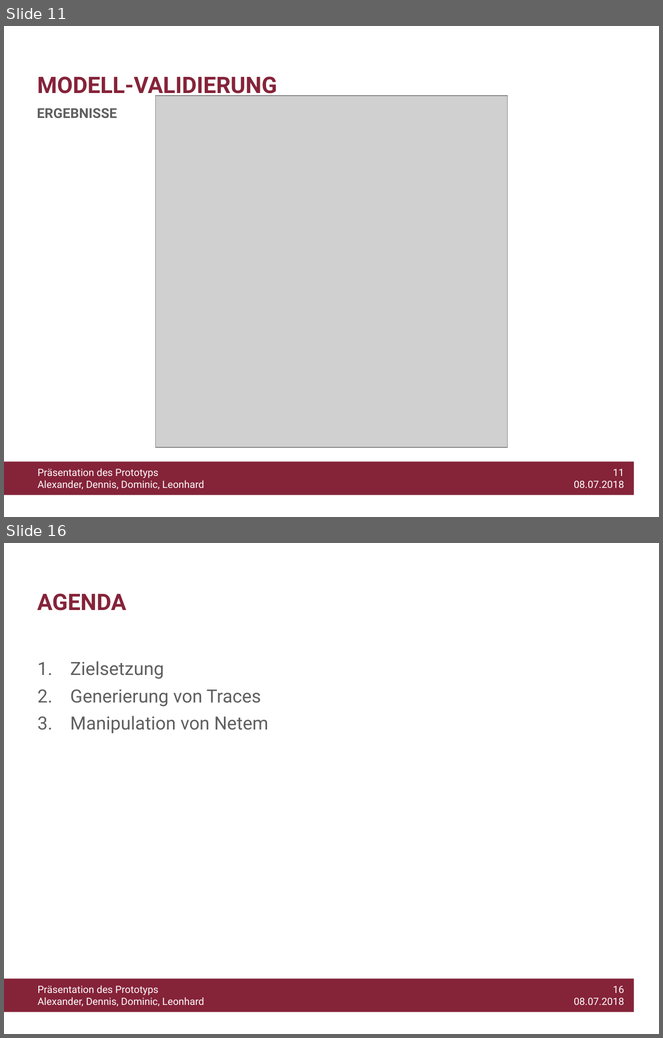
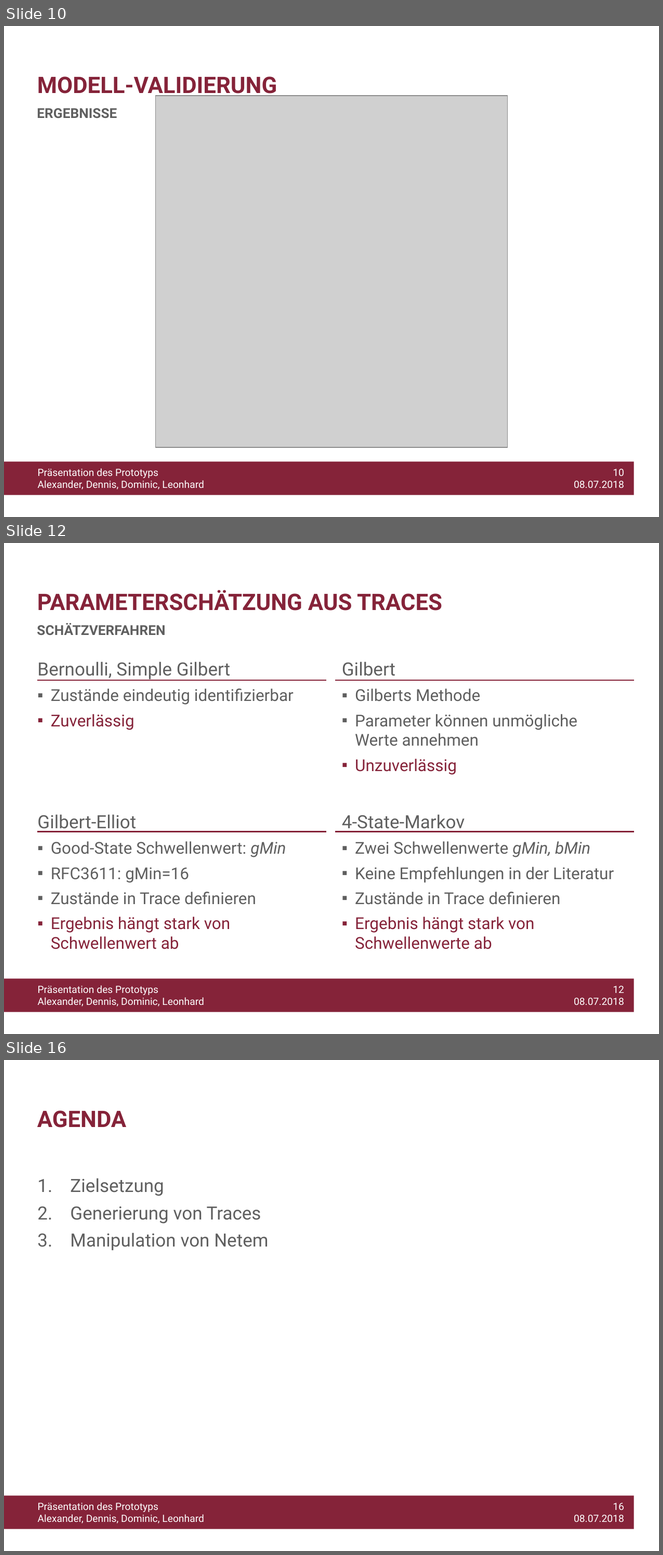
Before and after one commit to WiLEProjekt/Prototyp, a slide deck: Prototyp_Präsentation.pptx. Shown one above the other, each under a label of ours: slides 11 and 16 before the commit, slides 10, 12 and 16 after it; the slides between them are not shown. The pictures are 663x1038 and 663x1555 pixels, drawn with LibreOffice and Linux fonts; fonts in the diff are those of the drawing; grey boxes stand for pictures; background and template pictures are left out. Boxes give left, top, right and bottom in pixels: in the first picture for what was removed or moved away, otherwise in the second. Text is boxed around its words. In the diff, an @@ line names an element or a change of style, - is before the commit and + after.

```diff
--- a/Prototyp_Präsentation.pptx
+++ b/Prototyp_Präsentation.pptx
@@ slide 12 added at box(4, 543, 659, 1034), background #FFFFFF; not listed: 3 template elements that a slide beside it also shows @@
@@ title added at box(37, 590, 442, 611), 25 pt, text #852339, bold @@
+PARAMETERSCHÄTZUNG AUS TRACES
@@ text added at box(37, 623, 165, 635), 15 pt, text #5F5F5F, bold @@
+SCHÄTZVERFAHREN
@@ text added at box(37, 662, 294, 950), 18 pt, text #5F5F5F @@
+Bernoulli, Simple Gilbert
+▪ Zustände eindeutig identifizierbar
+▪ Zuverlässig
+Gilbert-Elliot
+▪ Good-State Schwellenwert: gMin
+▪ RFC3611: gMin=16
+▪ Zustände in Trace definieren
+▪ Ergebnis hängt stark von Schwellenwert ab
@@ text added at box(342, 662, 614, 950), 18 pt, text #5F5F5F @@
+Gilbert
+▪ Gilberts Methode
+▪ Parameter können unmögliche Werte annehmen
+▪ Unzuverlässig
+4-State-Markov
+▪ Zwei Schwellenwerte gMin, bMin
+▪ Keine Empfehlungen in der Literatur
+▪ Zustände in Trace definieren
+▪ Ergebnis hängt stark von Schwellenwerte ab
@@ line added from (37, 681) to (326, 681), #842036 1.5 pt @@
@@ line added from (336, 681) to (634, 681), #842036 1.5 pt @@
@@ line added from (37, 832) to (326, 832), #842036 1.5 pt @@
@@ line added from (336, 832) to (634, 832), #842036 1.5 pt @@
@@ what was slide 11 is now slide 10 @@
@@ text at box(574, 469, 624, 488): text changed @@
-11
-08.07.2018
+10
+08.07.2018
```
Also in this commit, not shown: 10 slides changed, 1 other slide added, 2 slides removed.
